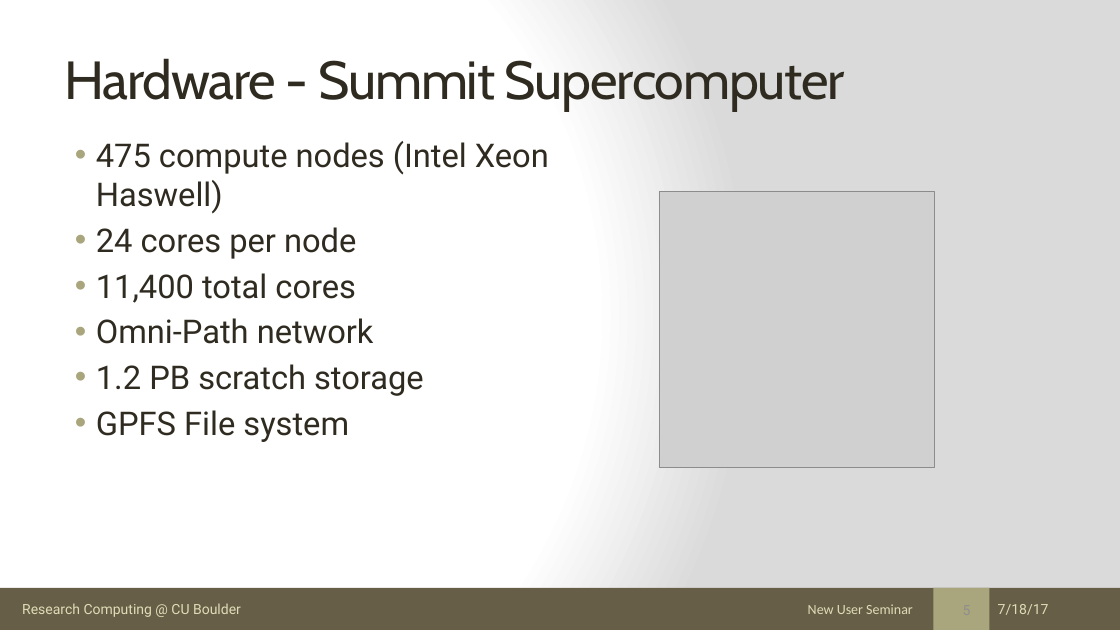
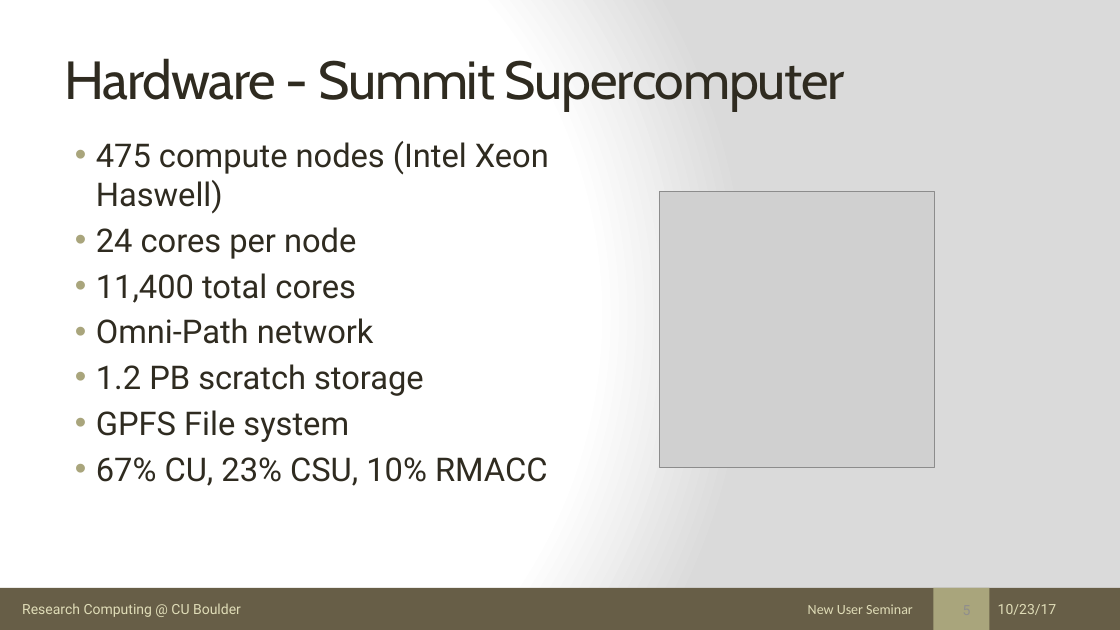
Before and after one commit to ResearchComputing/New_User_Seminar, a slide deck: slide 5 of rc_new_user_seminar_2017.pptx. Drawn at 1120x630 pixels with LibreOffice and Linux fonts; fonts in the diff are those of the drawing; grey boxes stand for pictures. Boxes give left, top, right and bottom in pixels: in the first picture for what was removed or moved away, otherwise in the second. Text is boxed around its words. In the diff, an @@ line names an element or a change of style, - is before the commit and + after.

```diff
--- a/rc_new_user_seminar_2017.pptx
+++ b/rc_new_user_seminar_2017.pptx
@@ text at box(96, 457, 547, 486): paragraph added @@
+• 67% CU, 23% CSU, 10% RMACC
@@ text at box(998, 604, 1057, 615): text changed @@
-7/18/17
+10/23/17
```
Also in this commit, not shown: 54 other slides changed, 1 slide removed, 1 other file.
